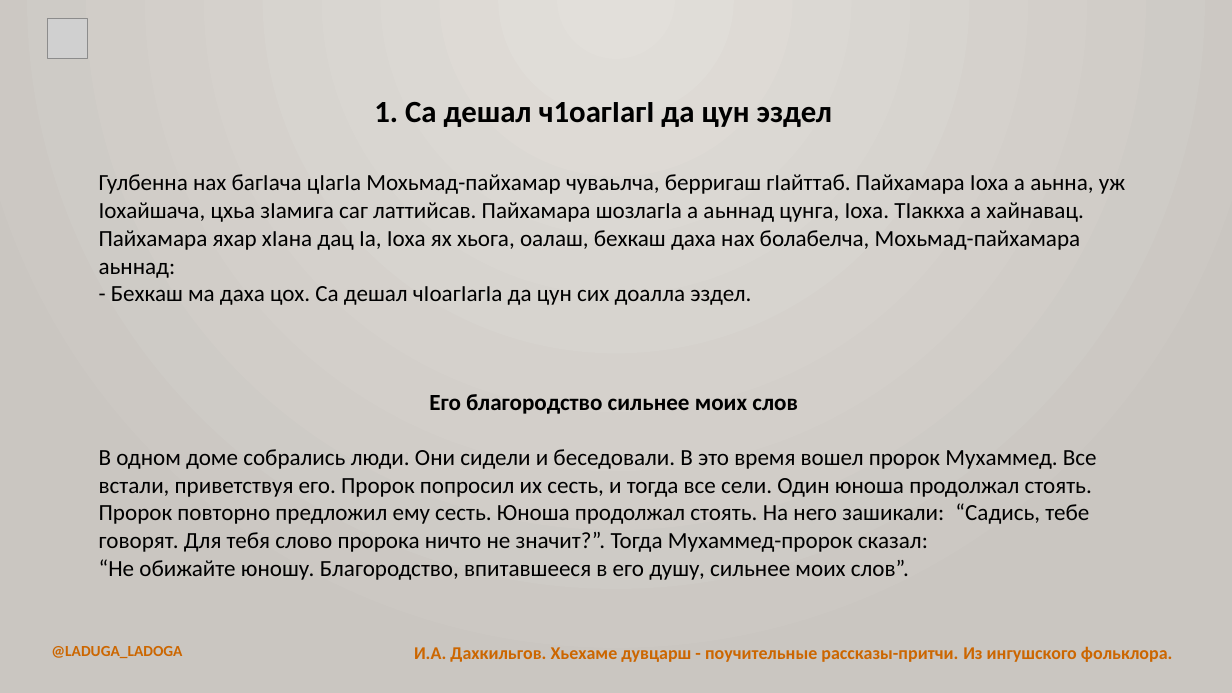
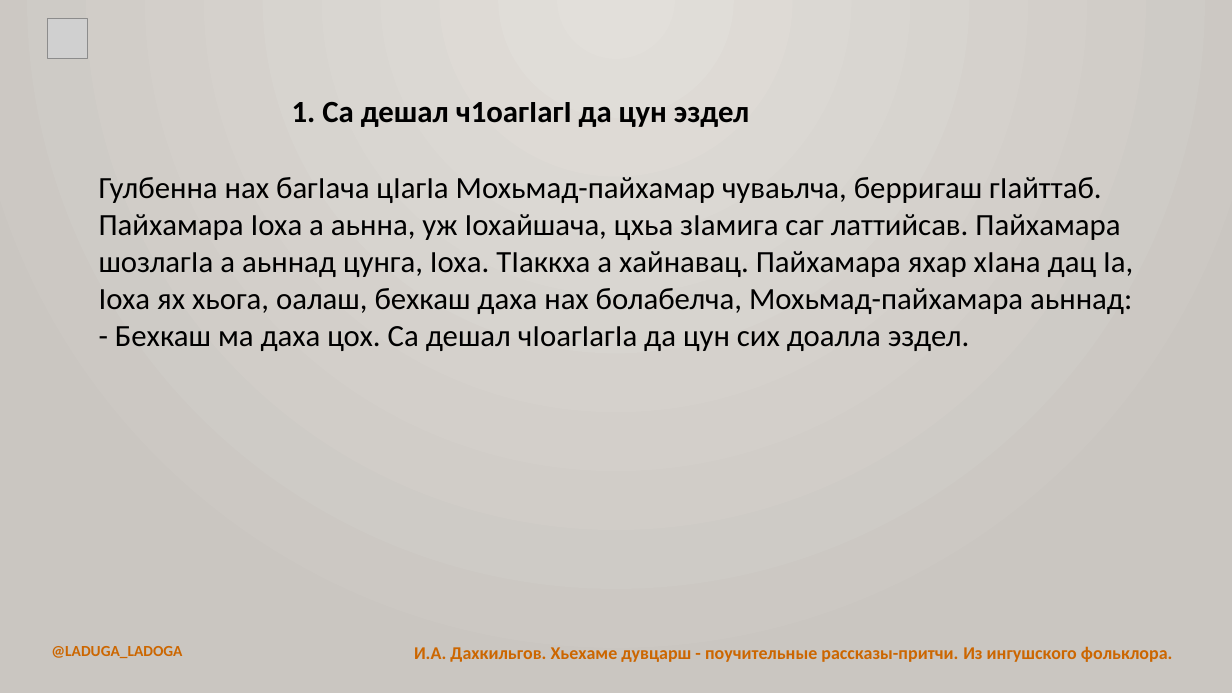
Before and after one commit to bumbari/dahkilgov, a slide deck: slide 5 of p/pptx/p_1_1.pptx. Drawn at 1232x693 pixels with LibreOffice and Linux fonts; fonts in the diff are those of the drawing; grey boxes stand for pictures. Boxes give left, top, right and bottom in pixels: in the first picture for what was removed or moved away, otherwise in the second. Text is boxed around its words. In the diff, an @@ line names an element or a change of style, - is before the commit and + after.

```diff
--- a/p/pptx/p_1_1.pptx
+++ b/p/pptx/p_1_1.pptx
@@ title "1. Са дешал ч1оагIагI да ...": place and size @@
-title "1. Са дешал ч1оагIагI да ..." at (374, 102, 832, 127)
+title "1. Са дешал ч1оагIагI да ..." at (292, 102, 749, 127)
@@ text "Гулбенна нах багӀача цӀагӀа Мохьмад-пайхамар ..." at (99, 177, 1133, 351): size 18 to 24 pt @@
@@ text removed at (99, 394, 1097, 580) @@
-Его благородство сильнее моих слов
-В одном доме собрались люди. Они сидели и беседовали. В это время вошел пророк Мухаммед. Все встали, приветствуя его. Пророк попросил их сесть, и тогда все сели. Один юноша продолжал стоять. Пророк повторно предложил ему сесть. Юноша продолжал стоять. На него зашикали: “Садись, тебе говорят. Для тебя слово пророка ничто не значит?”. Тогда Мухаммед-пророк сказал:
-“Не обижайте юношу. Благородство, впитавшееся в его душу, сильнее моих слов”.
```
Also in this commit, not shown: 1 other slide changed, 1 slide added, 2 other files.
